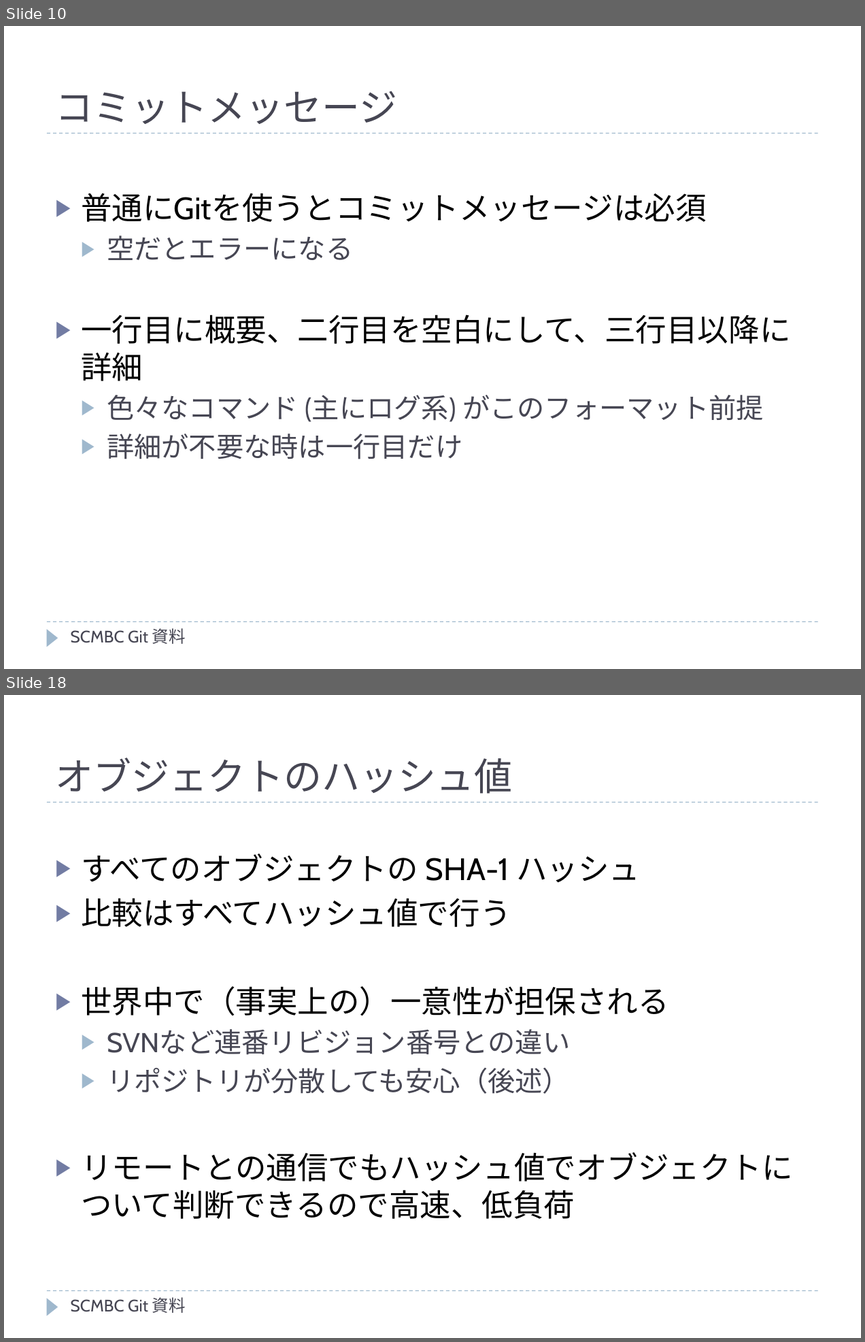
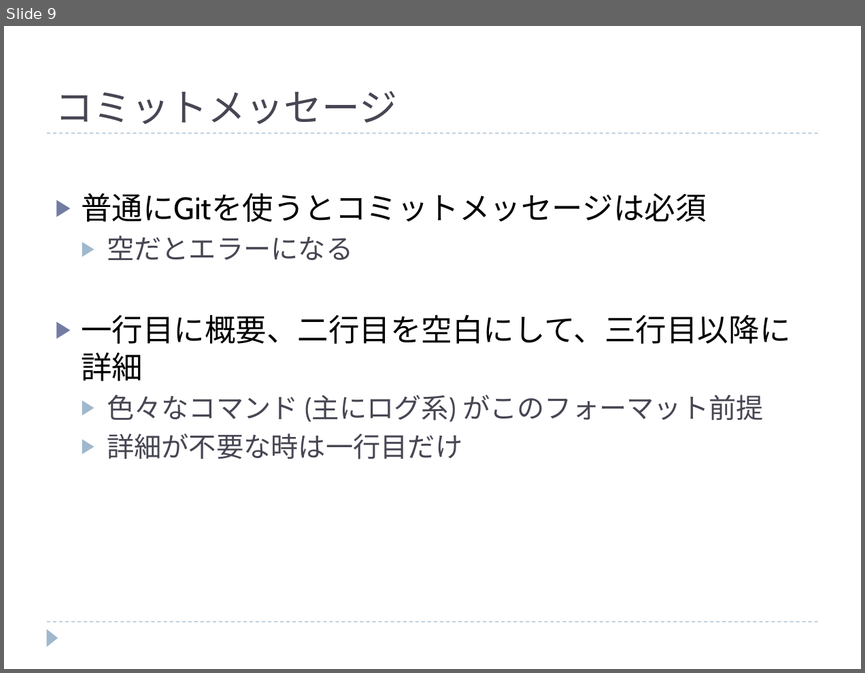
Before and after one commit to kyonmm/SCMBootCamp, a slide deck: git/presen/SCMBC_Git.pptx. Shown one above the other, each under a label of ours: slides 10 and 18 before the commit, slide 9 after it; the slides between them are not shown. The pictures are 865x1342 and 865x673 pixels, drawn with LibreOffice and Linux fonts; fonts in the diff are those of the drawing. Boxes give left, top, right and bottom in pixels: in the first picture for what was removed or moved away, otherwise in the second. Text is boxed around its words. In the diff, an @@ line names an element or a change of style, - is before the commit and + after.

Commit message:
Gitの資料を更新

```diff
--- a/git/presen/SCMBC_Git.pptx
+++ b/git/presen/SCMBC_Git.pptx
@@ slide 18 removed at bbox=[4, 695, 861, 1338], background #FFFFFF; not listed: 3 template elements that a slide beside it also shows @@
@@ title removed at bbox=[55, 758, 512, 794] @@
-オブジェクトのハッシュ値
@@ text removed at bbox=[81, 853, 792, 1219] @@
-▶ すべてのオブジェクトの SHA-1 ハッシュ
-▶ 比較はすべてハッシュ値で行う
-▶ 世界中で（事実上の）一意性が担保される
-  ▶ SVNなど連番リビジョン番号との違い
-  ▶ リポジトリが分散しても安心（後述）
-▶ リモートとの通信でもハッシュ値でオブジェクトについて判断できるので高速、低負荷
@@ text removed at bbox=[71, 1297, 186, 1312] @@
-SCMBC Git 資料
@@ what was slide 10 is now slide 9 @@
@@ slide 9 changed as well @@
@@ text removed at bbox=[71, 628, 186, 643] @@
-SCMBC Git 資料
```
Also in this commit, not shown: 32 other slides changed, 12 slides added, 8 other slides removed.
